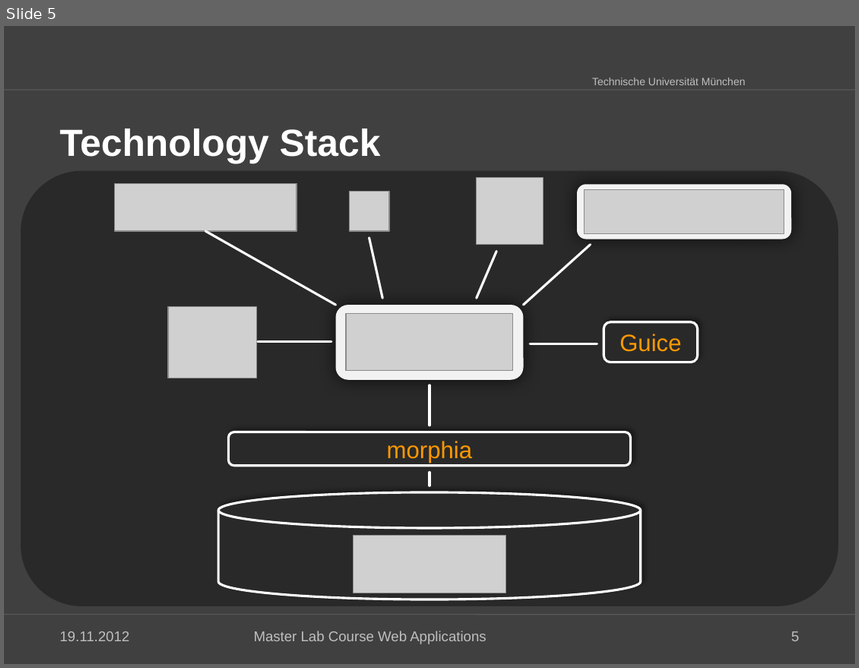
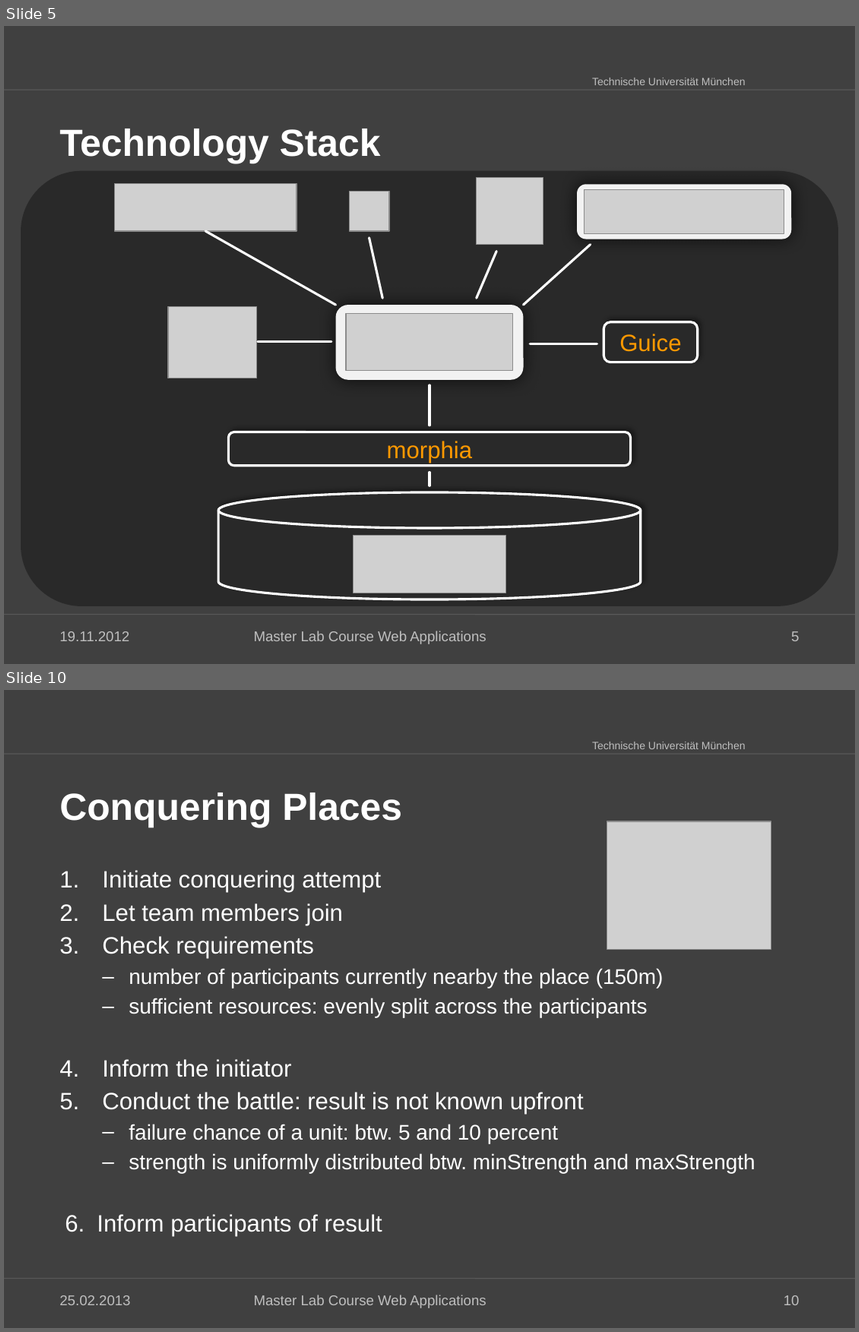
Before and after one commit to kneczaj/pi-puppids, a slide deck: docs/group4_Final_Presentation.pptx. Shown one above the other, each under a label of ours: slide 5 before the commit, slides 5 and 10 after it; the slides between them are not shown. The pictures are 859x668 and 859x1332 pixels, drawn with LibreOffice and Linux fonts; fonts in the diff are those of the drawing; grey boxes stand for pictures; background and template pictures are left out. Boxes give left, top, right and bottom in pixels: in the first picture for what was removed or moved away, otherwise in the second. Text is boxed around its words. In the diff, an @@ line names an element or a change of style, - is before the commit and + after.

Commit message:
Conquer Use Case

```diff
--- a/docs/group4_Final_Presentation.pptx
+++ b/docs/group4_Final_Presentation.pptx
@@ slide 10 added at [4,690,855,1328], background #404040; not listed: 3 template elements that a slide beside it also shows @@
@@ title added at [59,793,402,828], 32 pt, text #FFFFFF, bold @@
+Conquering Places
@@ picture added at [607,822,771,950] @@
@@ text added at [97,870,756,1237], 18 pt, text #FFFFFF @@
+1. Initiate conquering attempt
+2. Let team members join
+3. Check requirements
+  – number of participants currently nearby the place (150m)
+  – sufficient resources: evenly split across the participants
+4. Inform the initiator
+5. Conduct the battle: result is not known upfront
+  – failure chance of a unit: btw. 5 and 10 percent
+  – strength is uniformly distributed btw. minStrength and maxStrength
+6. Inform participants of result
@@ text added at [59,1296,130,1306], 12 pt, text #BFBFBF @@
+25.02.2013
@@ text added at [254,1295,486,1309], 12 pt, text #BFBFBF @@
+Master Lab Course Web Applications
@@ page number added at [784,1296,800,1306], 12 pt, text #BFBFBF @@
+10
```
Also in this commit, not shown: 3 slides changed, 3 other slides added.
